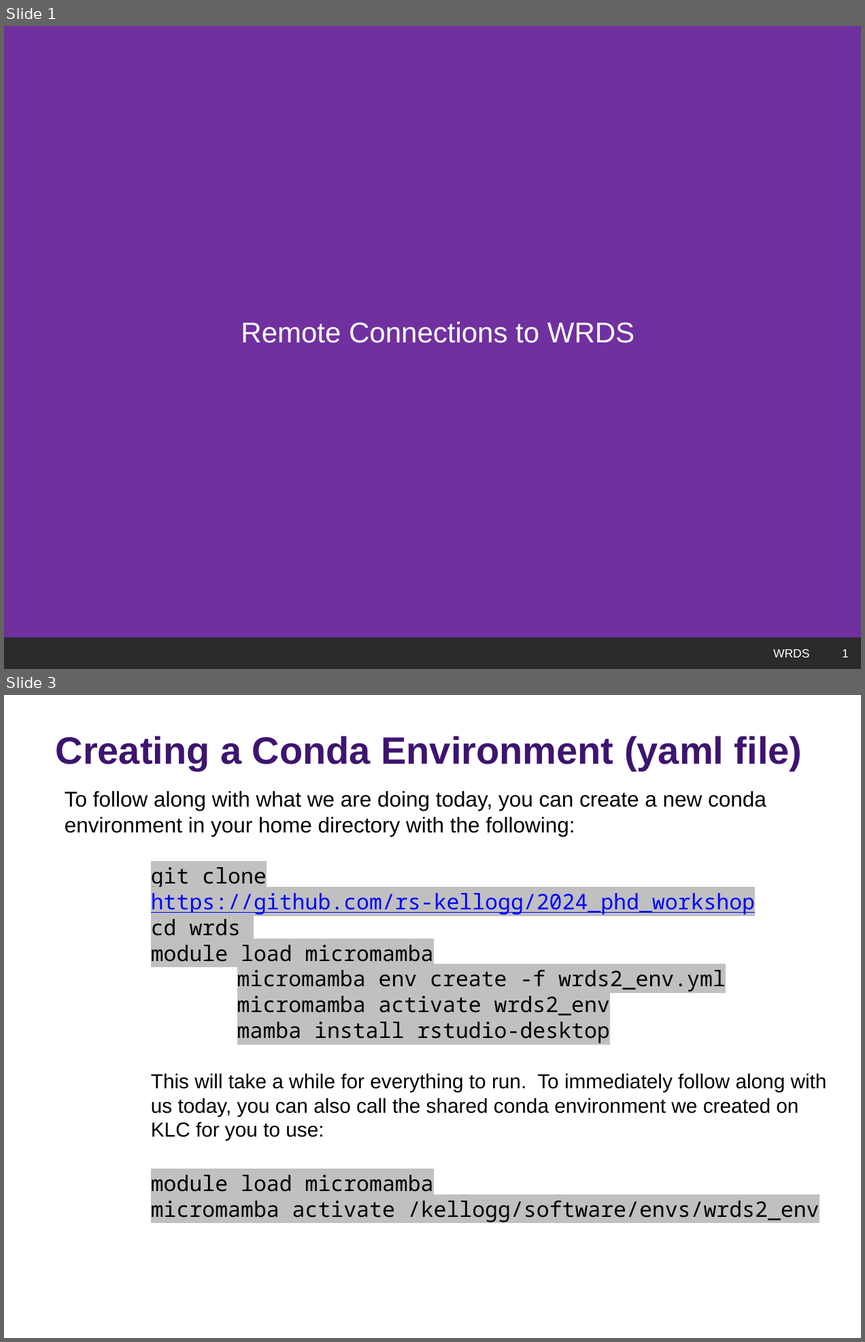
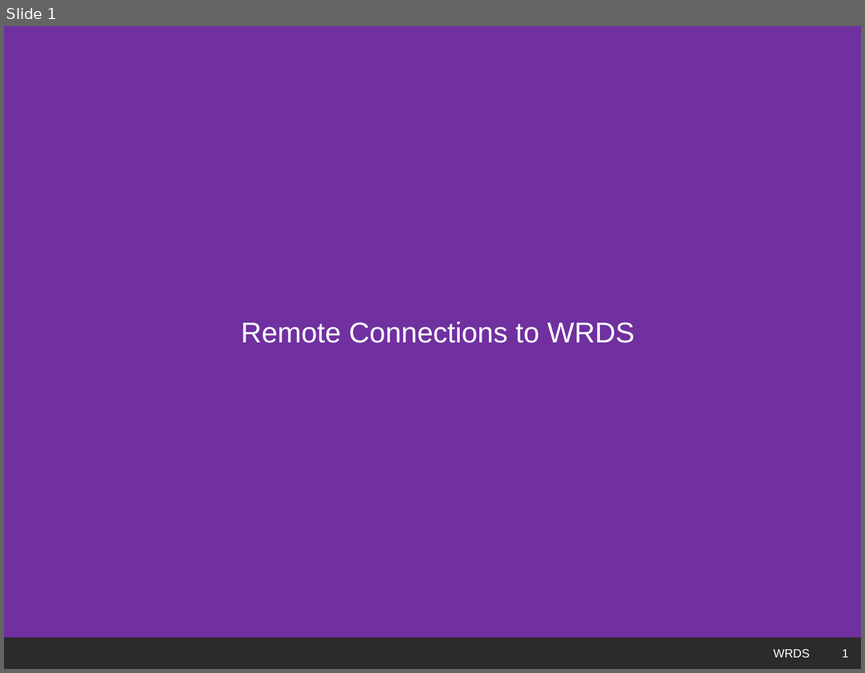
Before and after one commit to rs-kellogg/2024_phd_workshop, a slide deck: wrds/WRDS_authentication.pptx. Shown one above the other, each under a label of ours: slides 1 and 3 before the commit, slide 1 after it; the slides between them are not shown. The pictures are 865x1342 and 865x673 pixels, drawn with LibreOffice and Linux fonts; fonts in the diff are those of the drawing; background and template pictures are left out; a plain dark background stands for a picture behind light text. Boxes give left, top, right and bottom in pixels: in the first picture for what was removed or moved away, otherwise in the second. Text is boxed around its words. In the diff, an @@ line names an element or a change of style, - is before the commit and + after.

Commit message:
deleted extraneous micromamba slides

```diff
--- a/wrds/WRDS_authentication.pptx
+++ b/wrds/WRDS_authentication.pptx
@@ slide 3 removed at (4,695,861,1338), background picture (left out) @@
@@ title removed at (56,736,802,770) @@
-Creating a Conda Environment (yaml file)
@@ text removed at (65,791,827,1222) @@
-To follow along with what we are doing today, you can create a new conda environment in your home directory with the following:
-        git clone https://github.com/rs-kellogg/2024_phd_workshop
-        cd wrds
-        module load micromamba
-        micromamba env create -f wrds2_env.yml
-        micromamba activate wrds2_env
-        mamba install rstudio-desktop
-This will take a while for everything to run. To immediately follow along with us today, you can also call the shared conda environment we created on KLC for you to use:
-        module load micromamba
-        micromamba activate /kellogg/software/envs/wrds2_env
@@ text removed at (432,1305,818,1338) @@
-WRDS
@@ page number removed at (818,1305,857,1338) @@
-3
```
Also in this commit, not shown: 1 slide changed, 1 other slide removed.
